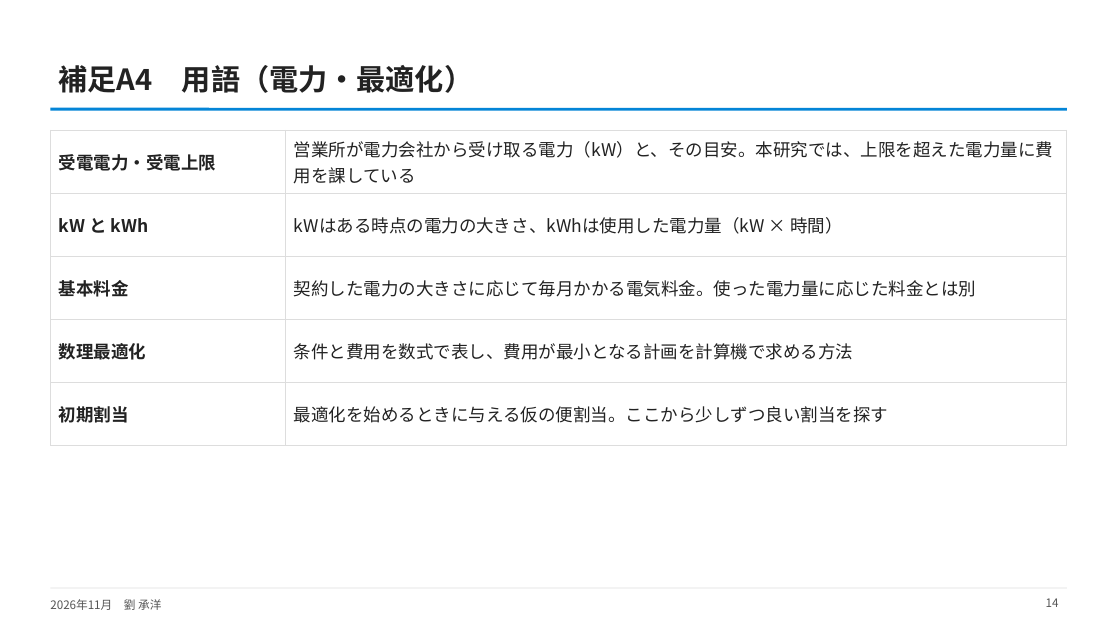
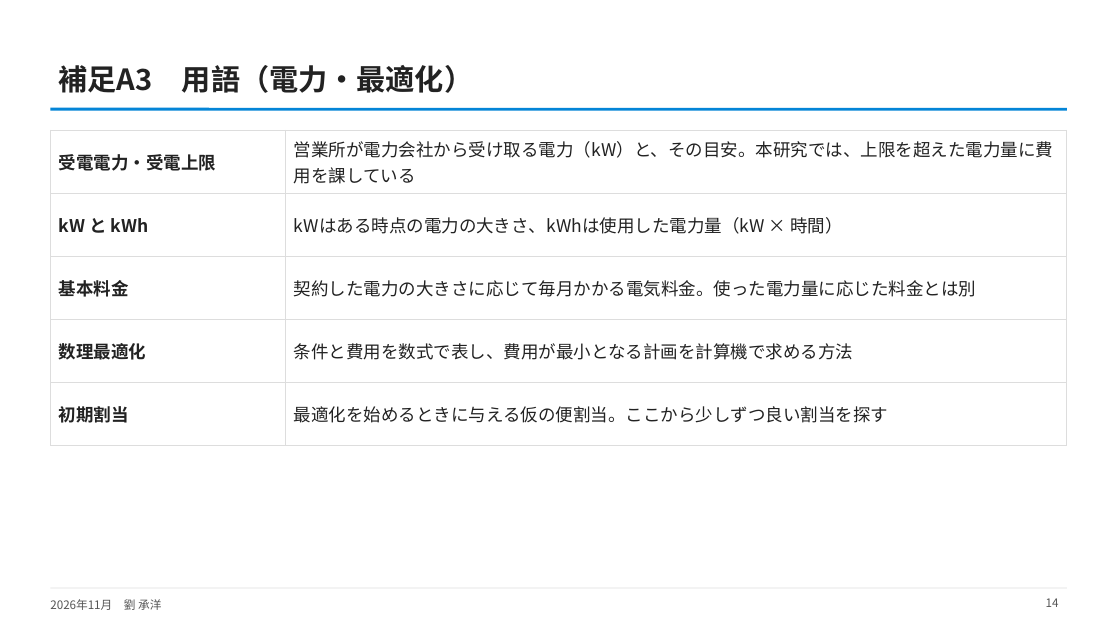
Before and after one commit to CYLIU2003/master-course, a slide deck: slide 14 of outcome/2026-11-16_nishiyama_consult/西山先生へのご相談_最新結果と3本目の柱.pptx. Drawn at 1120x630 pixels with LibreOffice and Linux fonts; fonts in the diff are those of the drawing. Boxes give left, top, right and bottom in pixels: in the first picture for what was removed or moved away, otherwise in the second. Text is boxed around its words. In the diff, an @@ line names an element or a change of style, - is before the commit and + after.

```diff
--- a/outcome/2026-11-16_nishiyama_consult/西山先生へのご相談_最新結果と3本目の柱.pptx
+++ b/outcome/2026-11-16_nishiyama_consult/西山先生へのご相談_最新結果と3本目の柱.pptx
@@ title at box(59, 65, 473, 93): text changed @@
-補足A4 用語（電力・最適化）
+補足A3 用語（電力・最適化）
```
Also in this commit, not shown: 3 other slides changed, 1 slide added, 1 slide removed, 2 other files.
